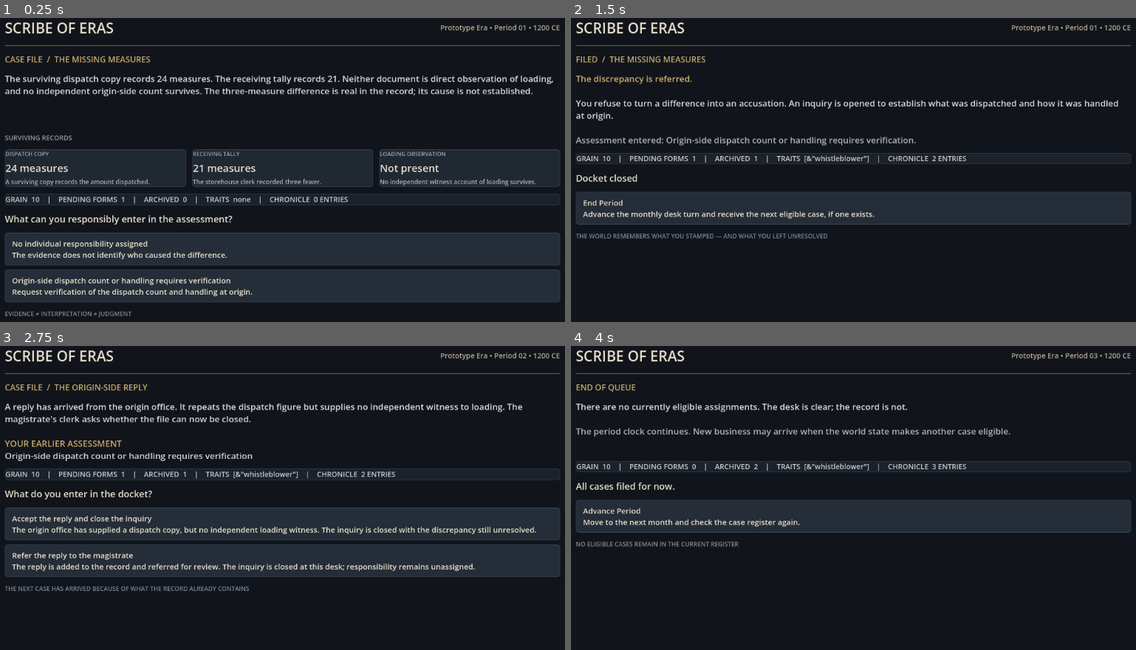
Above: before the commit, frames 1-4 (two rows, left to right).
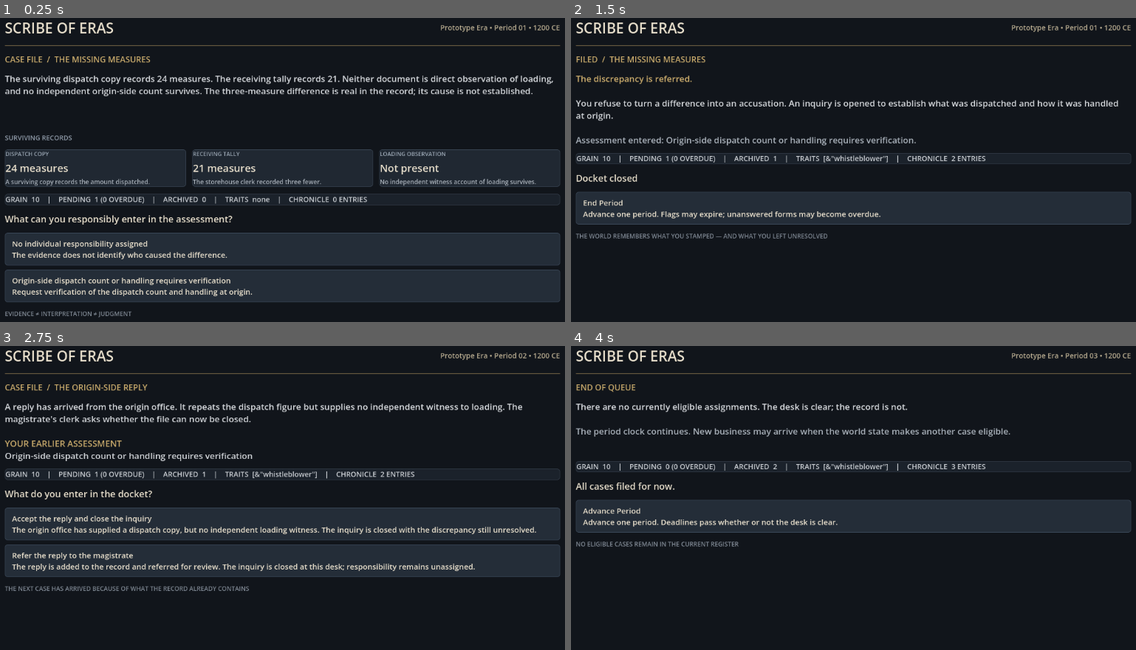
Above: after the commit, the same moments.

Repository: JawnGrimm/SoE
Game: Godot game, scene res://main.tscn
The game is run twice, just before and just after one commit, with the same random seed, the same clock (stepped at 60 frames per second) and the same inputs.
Inputs:
- Up to frame 1 (0.25 s): no input
- Up to frame 2 (1.5 s): click "Origin-side dispatch count or…" at 0.5 s; click "Open a formal inquiry Refer t…" at 1.25 s
- Up to frame 3 (2.75 s): click "End Period Advance the monthl…" (after the commit: "End Period Advance one period…") at 2 s
- Up to frame 4 (4 s): click "Refer the reply to the magist…" at 2.75 s; click "End Period Advance the monthl…" (after the commit: "End Period Advance one period…") at 3.5 s

The runs differ from the first frame. In frame 1, 0.6% of the frame differs, in the area x 16-65%, y 58-62%; in frame 2, 1.2%, in the area x 8-74%, y 45-67%; in frame 3, 0.7%; in frame 4, 1.2%.

Commit message:
Process flag expiry and form deadlines each period (#5)
* Add period clock deadlines and expiry processing

* Use absolute periods for character flag expiry

* Express flag durations and form deadlines in periods

* Evaluate flags against the active period clock

* Keep undated forms outside deadline processing

* Preserve overdue history when resolving forms

* Surface overdue forms and period consequences in the desk UI

* Test period-based flag expiry and form deadlines

* Mark already-past form deadlines overdue on intake

* Document period expiry and form deadline semantics

Diff:
--- a/components/person_entity.gd
+++ b/components/person_entity.gd
@@ -5,7 +5,7 @@
 var skills := SkillsComponent.new()
 var office_id: StringName = &""
 var traits: Array[StringName] = []
-var flags: Dictionary[StringName, int] = {} # expiry year; -1 means permanent
+var flags: Dictionary[StringName, int] = {} # absolute expiry period; -1 means permanent
 var opinions: Dictionary[StringName, int] = {}
 var opinion_reasons: Dictionary[StringName, Array] = {}
 var memory: Array[Dictionary] = []
@@ -13,8 +13,8 @@
 var spouse_id: StringName = &""
 var rival_id: StringName = &""
 
-func has_flag(flag: StringName, year: int) -> bool:
+func has_flag(flag: StringName, current_period: int) -> bool:
 	if not flags.has(flag):
 		return false
 	var expiry: int = flags[flag]
-	return expiry < 0 or year <= expiry
+	return expiry < 0 or current_period < expiry
--- a/main.gd
+++ b/main.gd
@@ -295,7 +295,7 @@
 	if not selected_assessment.is_empty():
 		result_text += "\n\n[color=#aab2bb]Assessment entered: " + selected_assessment + ".[/color]"
 	narrative.text = result_text
-	_add_choice("End Period", "Advance the monthly desk turn and receive the next eligible case, if one exists.", _advance_period)
+	_add_choice("End Period", "Advance one period. Flags may expire; unanswered forms may become overdue.", _advance_period)
 	footer_label.text = "THE WORLD REMEMBERS WHAT YOU STAMPED — AND WHAT YOU LEFT UNRESOLVED"
 	_refresh_stats()
 
@@ -315,7 +315,7 @@
 	evidence_grid.visible = false
 	prompt_label.text = "All cases filed for now."
 	narrative.text = "[color=#d5d8dc]There are no currently eligible assignments. The desk is clear; the record is not.[/color]\n\n[color=#aab2bb]The period clock continues. New business may arrive when the world state makes another case eligible.[/color]"
-	_add_choice("Advance Period", "Move to the next month and check the case register again.", _advance_period)
+	_add_choice("Advance Period", "Advance one period. Deadlines pass whether or not the desk is clear.", _advance_period)
 	footer_label.text = "NO ELIGIBLE CASES REMAIN IN THE CURRENT REGISTER"
 	_refresh_stats()
 
@@ -357,9 +357,10 @@
 	if stats_label == null or world == null:
 		return
 	var trait_text := "none" if actor.traits.is_empty() else str(actor.traits)
-	stats_label.text = "GRAIN  %d    |    PENDING FORMS  %d    |    ARCHIVED  %d    |    TRAITS  %s    |    CHRONICLE  %d ENTRIES" % [
+	stats_label.text = "GRAIN  %d    |    PENDING  %d (%d OVERDUE)    |    ARCHIVED  %d    |    TRAITS  %s    |    CHRONICLE  %d ENTRIES" % [
 		world.get_resource(&"grain"),
 		world.pending_forms.size(),
+		world.get_overdue_form_count(),
 		world.resolved_forms.size(),
 		trait_text,
 		actor.memory.size(),
--- a/systems/condition_evaluator.gd
+++ b/systems/condition_evaluator.gd
@@ -54,11 +54,11 @@
     var flag := StringName(p.get("flag", ""))
     match String(p.get("scope", "world")):
         "world":
-            return ctx.world != null and ctx.world.has_flag(flag, ctx.year)
+            return ctx.world != null and ctx.world.has_flag(flag, ctx.world.current_period_index())
         "actor":
-            return ctx.actor != null and ctx.actor.has_flag(flag, ctx.year)
+            return ctx.actor != null and ctx.actor.has_flag(flag, ctx.world.current_period_index())
         "target":
-            return subject != null and subject.has_flag(flag, ctx.year)
+            return subject != null and subject.has_flag(flag, ctx.world.current_period_index())
         _:
             return false
 
--- a/systems/effect_executor.gd
+++ b/systems/effect_executor.gd
@@ -58,17 +58,21 @@
 func _create_form(_subject: PersonEntity, p: Dictionary, ctx: EventContext) -> void:
     if ctx.world == null:
         return
-    ctx.world.enqueue_form({
+    var form := {
         "form_type": StringName(p.get("form_type", "")),
         "subject_id": StringName(p.get("subject_id", "")),
         "urgency": int(p.get("urgency", 1)),
         "year": ctx.year,
-    })
+        "created_period": ctx.world.current_period_index(),
+    }
+    if p.has("due_period"):
+        form["due_period"] = int(p["due_period"])
+    ctx.world.enqueue_form(form)
 
 func _set_flag(subject: PersonEntity, p: Dictionary, ctx: EventContext) -> void:
     var flag := StringName(p.get("flag", ""))
-    var years := int(p.get("years", 0))
-    var expiry := ctx.year + years if years > 0 else -1
+    var periods := int(p.get("periods", int(p.get("years", 0)) * 12))
+    var expiry := ctx.world.current_period_index() + periods if periods > 0 and ctx.world != null else -1
     match String(p.get("scope", "world")):
         "world":
             if ctx.world != null: ctx.world.set_flag(flag, expiry)
--- a/systems/world_state.gd
+++ b/systems/world_state.gd
@@ -13,11 +13,35 @@
 var people: Dictionary[StringName, PersonEntity] = {}
 var _next_form_sequence: int = 1
 
+func current_period_index() -> int:
+	return year * 12 + period
+
 func advance_period() -> void:
 	period += 1
 	if period >= 12:
 		period = 0
 		year += 1
+	_process_period_deadlines()
+
+func _process_period_deadlines() -> void:
+	var now := current_period_index()
+	for flag in world_flags.keys():
+		if int(world_flags[flag]) >= 0 and now >= int(world_flags[flag]):
+			world_flags.erase(flag)
+	for person in people.values():
+		for flag in person.flags.keys():
+			if int(person.flags[flag]) >= 0 and now >= int(person.flags[flag]):
+				person.flags.erase(flag)
+	for form in pending_forms:
+		if form.has("due_period") and int(form["due_period"]) < now:
+			form["status"] = "overdue"
+
+func get_overdue_form_count() -> int:
+	var count := 0
+	for form in pending_forms:
+		if String(form.get("status", "pending")) == "overdue":
+			count += 1
+	return count
 
 func get_person(person_id: StringName) -> PersonEntity:
 	return people.get(person_id)
@@ -42,6 +66,9 @@
 		form_id = StringName("form_%06d" % _next_form_sequence)
 		_next_form_sequence += 1
 	stored_form["id"] = form_id
+	stored_form["status"] = String(stored_form.get("status", "pending"))
+	if stored_form.has("due_period") and int(stored_form["due_period"]) < current_period_index():
+		stored_form["status"] = "overdue"
 	pending_forms.append(stored_form)
 	return form_id
 
@@ -78,6 +105,8 @@
 		return false
 
 	var archived: Dictionary = pending_forms[match_index].duplicate(true)
+	archived["was_overdue"] = String(archived.get("status", "pending")) == "overdue"
+	archived["status"] = "resolved"
 	if parameters.has("assessment"):
 		archived["assessment"] = String(parameters["assessment"])
 		archived["assessed_year"] = current_year
@@ -101,18 +130,18 @@
 		return
 	stockpiles[resource_id] = get_resource(resource_id) + amount
 
-func set_flag(flag: StringName, expiry_year: int) -> void:
+func set_flag(flag: StringName, expiry_period: int) -> void:
 	if flag != &"":
-		world_flags[flag] = expiry_year
+		world_flags[flag] = expiry_period
 
 func clear_flag(flag: StringName) -> void:
 	world_flags.erase(flag)
 
-func has_flag(flag: StringName, current_year: int) -> bool:
+func has_flag(flag: StringName, current_period: int) -> bool:
 	if not world_flags.has(flag):
 		return false
 	var expiry: int = world_flags[flag]
-	return expiry < 0 or current_year <= expiry
+	return expiry < 0 or current_period < expiry
 
 func record_event(event_id: StringName, actor_id: StringName, current_year: int) -> void:
 	event_history.append({"event_id": event_id, "actor_id": actor_id, "year": current_year})
--- a/tests/test_event_slice.gd
+++ b/tests/test_event_slice.gd
@@ -175,6 +175,35 @@
 	complicity_world.event_history.append({"event_id": &"future_event", "year": 1205})
 	_check(not complicity_world.was_event_recent(&"future_event", 1200, 10), "Future-dated events must not count as recent")
 
+	# Period expiry and form deadlines use one absolute, zero-based period clock.
+	var deadline_world := _make_world()
+	var deadline_actor: PersonEntity = deadline_world.get_person(&"clerk")
+	var start_period := deadline_world.current_period_index()
+	deadline_world.set_flag(&"temporary_world", start_period + 2)
+	deadline_actor.flags[&"temporary_person"] = start_period + 2
+	deadline_world.enqueue_form({
+		"form_type": &"deadline_test",
+		"due_period": start_period + 1,
+	})
+	deadline_world.enqueue_form({"form_type": &"no_deadline"})
+	_check(deadline_world.has_flag(&"temporary_world", start_period), "Timed world flag should be active before expiry")
+	_check(deadline_actor.has_flag(&"temporary_person", start_period), "Timed person flag should be active before expiry")
+	deadline_world.advance_period()
+	_check(deadline_world.has_flag(&"temporary_world", deadline_world.current_period_index()), "Timed world flag should remain active before its expiry period")
+	_check(deadline_actor.has_flag(&"temporary_person", deadline_world.current_period_index()), "Timed person flag should remain active before its expiry period")
+	_check(deadline_world.get_overdue_form_count() == 0, "A form should not be overdue during its due period")
+	deadline_world.advance_period()
+	_check(not deadline_world.has_flag(&"temporary_world", deadline_world.current_period_index()), "World flag should expire at its expiry period")
+	_check(not deadline_actor.has_flag(&"temporary_person", deadline_world.current_period_index()), "Person flag should expire at its expiry period")
+	_check(not deadline_world.world_flags.has(&"temporary_world"), "Expired world flags should be removed during period processing")
+	_check(not deadline_actor.flags.has(&"temporary_person"), "Expired person flags should be removed during period processing")
+	_check(deadline_world.get_overdue_form_count() == 1, "A form should become overdue after its due period passes")
+	_check(deadline_world.has_pending_form(&"deadline_test"), "Overdue forms must remain pending")
+	_check(deadline_world.has_pending_form(&"no_deadline"), "Forms without deadlines must remain unaffected")
+	_check(deadline_world.resolve_form({"form_type": &"deadline_test"}, deadline_world.year), "An overdue form should remain resolvable")
+	_check(deadline_world.resolved_forms.back().get("was_overdue", false), "Resolved archive should preserve whether the form was overdue")
+	_check(deadline_world.resolved_forms.back().get("status", "") == "resolved", "Resolved form should receive resolved status")
+
 	var follow_up_event := _make_event()
 	follow_up_event.once_per_world = false
 	follow_up_event.conditions = [_condition(&"year_in_range", {"min": 5000, "max": 6000})]
